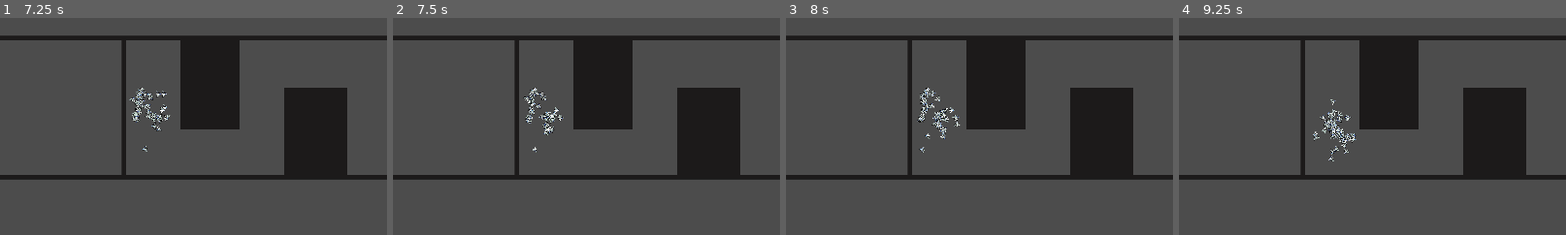
Above: before the commit, frames 1-4 (left to right).
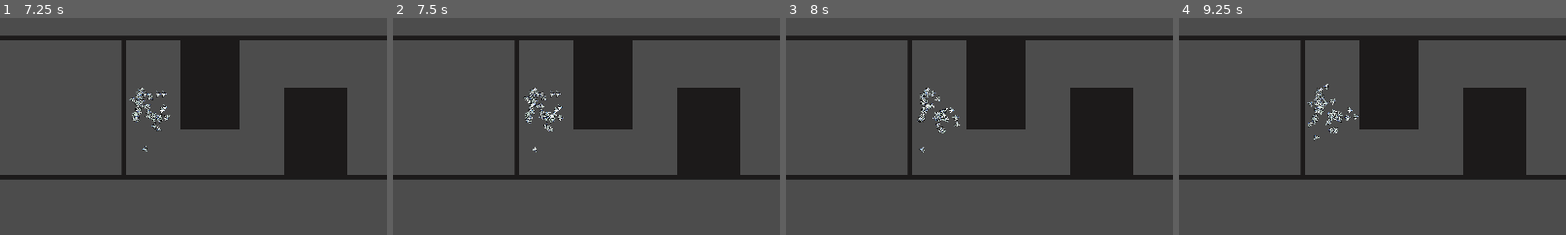
Above: after the commit, the same moments.

Repository: a0x77ry/plasmata
Game: Godot game, scene res://menu/main-menu/main-menu.tscn
Two runs of this game, one before a commit and one after it. Both use one fixed random seed, a clock stepped at 60 frames per second and the inputs below.
Inputs (mouse positions are % of the whole screen's width and height, from its top left):
- Up to frame 1 (7.25 s): click "train" at 0.5 s; click "Pause when solved" at 1.25 s; tap Enter (ui_accept) at 2, 2.27, 3.02, 4.52, 5.27, 6.02 s; move the mouse to (72, 45) at 2.02 s; press the mouse at (72, 45) at 2.03 s; move the mouse to (30, 55) at 2.77 s; release the mouse at (30, 55) at 2.78 s; tap Mouse wheel up (zoom_in) at 2.85 s; move the mouse to (60, 28) at 3.52 s; hold Mouse wheel down (zoom_out) 3.53-4.28 s; move the mouse to (45, 70) at 4.27 s; click (45, 70) at 4.35 s; move the mouse to (80, 65) at 5.02 s; hold Mouse wheel up (zoom_in) 5.03-5.78 s; move the mouse to (20, 35) at 5.77 s; tap Mouse wheel down (zoom_out) at 5.85 s; move the mouse to (55, 50) at 6.52 s; press the mouse at (55, 50) at 6.53 s
- Up to frame 2 (7.5 s): move the mouse to (35, 25) at 7.27 s; release the mouse at (35, 25) at 7.28 s; tap Mouse wheel up (zoom_in) at 7.35 s
- Up to frame 3 (8 s): tap Enter (ui_accept) at 7.52 s
- Up to frame 4 (9.25 s): move the mouse to (72, 45) at 8.02 s; hold Mouse wheel down (zoom_out) 8.03-8.78 s; tap Enter (ui_accept) at 8.27, 9.02 s; move the mouse to (30, 55) at 8.77 s; click (30, 55) at 8.85 s
The pictures show only the part of the screen within x 0-50%, y 25-75%; the shares and areas given below are measured in that part.

Frame 1 is identical in both runs. In frame 2, 0.2% of the frame differs, in the area x 34-44%, y 33-55%; in frame 3, 0.2%; in frame 4, 0.9%, in the area x 33-47%, y 30-67%.

Commit message:
Change wall position inputs to wall movement completions. Change rotation rate to adjust for delta

Diff:
--- a/agent.tscn
+++ b/agent.tscn
@@ -51,7 +51,7 @@
 autostart = true
 
 [node name="DeathTimer" type="Timer" parent="."]
-wait_time = 20.0
+wait_time = 22.0
 one_shot = true
 autostart = true
 
--- a/games/navigation-game/level-moving-obstacles/level-moving-obstacles.gd
+++ b/games/navigation-game/level-moving-obstacles/level-moving-obstacles.gd
@@ -35,8 +35,10 @@
     "fitness",
     "turn_right_input",
     "move_forward_input",
-    "mwall_1_pos",
-    "mwall_2_pos"
+    "mwall_1_descent_completion",
+    "mwall_1_ascent_completion",
+    "mwall_2_descent_completion",
+    "mwall_2_ascent_completion",
   ]
   output_names = [
     "turn_right",
--- a/games/navigation-game/level-moving-obstacles/level-moving-obstacles.tscn
+++ b/games/navigation-game/level-moving-obstacles/level-moving-obstacles.tscn
@@ -21,7 +21,7 @@
 "times": PoolRealArray( 0, 4, 8, 12, 16 ),
 "transitions": PoolRealArray( 1, 1, 1, 1, 1 ),
 "update": 0,
-"values": [ Vector2( 490, 216 ), Vector2( 490, 216 ), Vector2( 490, 316 ), Vector2( 490, 316 ), Vector2( 490, 216 ) ]
+"values": [ Vector2( 490, 217 ), Vector2( 490, 216 ), Vector2( 490, 316 ), Vector2( 490, 316 ), Vector2( 490, 216 ) ]
 }
 tracks/1/type = "value"
 tracks/1/path = NodePath("Walls/MovingWall2:position")
@@ -33,7 +33,7 @@
 "times": PoolRealArray( 0, 4, 8, 12, 16 ),
 "transitions": PoolRealArray( 1, 1, 1, 1, 1 ),
 "update": 0,
-"values": [ Vector2( 807, 320 ), Vector2( 807, 320 ), Vector2( 807, 216 ), Vector2( 807, 216 ), Vector2( 807, 320 ) ]
+"values": [ Vector2( 807, 312 ), Vector2( 807, 320 ), Vector2( 807, 216 ), Vector2( 807, 216 ), Vector2( 807, 320 ) ]
 }
 
 [sub_resource type="RectangleShape2D" id=7]
--- a/games/navigation-game/level-moving-obstacles/level-moving-obstacles_lm.gd
+++ b/games/navigation-game/level-moving-obstacles/level-moving-obstacles_lm.gd
@@ -35,8 +35,10 @@
     "fitness",
     "turn_right_input",
     "move_forward_input",
-    "mwall_1_pos",
-    "mwall_2_pos"
+    "mwall_1_descent_completion",
+    "mwall_1_ascent_completion",
+    "mwall_2_descent_completion",
+    "mwall_2_ascent_completion",
   ]
   output_names = [
     "turn_right",
--- a/scripts/agent.gd
+++ b/scripts/agent.gd
@@ -70,9 +70,9 @@
 var is_dead := false
 # var area_extents
 # var spawning_area_position
-var mw1_starting_y: float
-var mw2_starting_y: float
-var mw_distance: float = 104.0
+var mw1_starting_up_y: float
+var mw1_starting_down_y: float
+var mw_distance: float = 95.0
 var mwall_1
 var mwall_2
 var start_time: int
@@ -87,12 +87,12 @@
   # spawning_area = game.get_node("SpawningArea")
   # spawning_area_position = spawning_area.position
   # area_extents = spawning_area.get_node("CollisionShape2D").shape.extents
-  if nn_activated_inputs.has("mwall_1_pos"):
+  if nn_activated_inputs.has("mwall_1_descent_completion"):
     mwall_1 = get_parent().get_parent().get_node("Walls/MovingWall")
-    mw1_starting_y = mwall_1.position.y
-  if nn_activated_inputs.has("mwall_2_pos"):
+    mw1_starting_up_y = mwall_1.position.y
+  if nn_activated_inputs.has("mwall_2_ascent_completion"):
     mwall_2 = get_parent().get_parent().get_node("Walls/MovingWall2")
-    mw2_starting_y = mwall_2.position.y
+    mw1_starting_down_y = mwall_2.position.y
 
   if spawn_timer_to_set != 0.0:
     spawn_timer.wait_time = spawn_timer_to_set
@@ -113,14 +113,30 @@
     var nn_controls := get_nn_controls(nn, get_sensor_input())
     rotation += nn_controls["nn_rotation"] * rotation_speed * delta
     var real_speed = clamp(nn_controls["nn_speed"] * speed, 0.0, speed_limit)
-    velocity = Vector2(real_speed, 0).rotated(rotation)
-    velocity = move_and_slide(velocity)
+    # velocity = Vector2(real_speed, 0).rotated(rotation)
+    var temp_velocity = Vector2(real_speed, 0).rotated(rotation)
+    velocity = move_and_slide(temp_velocity)
   else:
     if nn != null && nn.is_dissolved:
       nn = null
       # genome = null
     rotation = 0.0
     velocity = 0.0
+
+
+func get_nn_controls(_nn: NN, sensor_input: Dictionary) -> Dictionary:
+  velocity = Vector2()
+  _nn.set_input(sensor_input)
+  var nn_output = _nn.get_output() # a dict
+
+  # Apply a threshold in rotations
+  var input_rotation = nn_output["turn_right"]
+  nn_rotation = clamp(input_rotation, -rotation_speed_limit, rotation_speed_limit)
+
+  nn_speed = nn_output["move_forward"]
+  # var real_speed = clamp(nn_speed * speed, 0.0, speed_limit)
+  # velocity = Vector2(real_speed, 0).rotated(rotation)
+  return {"nn_rotation": nn_rotation, "nn_speed": nn_speed}
 
 
 func get_relative_fitness(agent, agents):
@@ -308,8 +324,10 @@
   var fitness: float
   var move_forward_input: float
   var turn_right_input: float
-  var mwall_1_pos: float
-  var mwall_2_pos: float
+  var mwall_1_descent_completion: float
+  var mwall_2_ascent_completion: float
+  var mwall_2_descent_completion: float
+  var mwall_1_ascent_completion: float
 
   if nn_activated_inputs.has("rotation"):
     var current_rot = rotation
@@ -450,26 +468,20 @@
 
   if nn_activated_inputs.has("move_forward_input"):
     move_forward_input = clamp(nn_speed, 0, speed_limit) / speed_limit
-    # move_forward_input = clamp(velocity.length(), 0, speed_limit) / speed_limit
 
   if nn_activated_inputs.has("turn_right_input"):
-    turn_right_input = nn_rotation / rotation_speed_limit
-
-  if nn_activated_inputs.has("mwall_1_pos"):
-    # var mwall_1 = get_parent().get_parent().get_node("Walls/MovingWall")
-    # var w_starting_y = 216
-    # var w_ending_y = 316
-    # var w_distance = abs(w_starting_y - w_ending_y)
-
-    mwall_1_pos = 1.0 - (abs(mw1_starting_y - mwall_1.position.y) / mw_distance)
-
-  if nn_activated_inputs.has("mwall_2_pos"):
-    # var mwall_2 = get_parent().get_parent().get_node("Walls/MovingWall2")
-    # var w_starting_y = 320
-    # var w_ending_y = 216
-    # var w_distance = abs(w_starting_y - w_ending_y)
-
-    mwall_2_pos = abs(mw2_starting_y - mwall_2.position.y) / mw_distance
+    turn_right_input = (nn_rotation / rotation_speed_limit) * (get_physics_process_delta_time() * rotation_speed)
+    # turn_right_input = clamp(nn_rotation, -rotation_speed_limit, rotation_speed_limit) / rotation_speed_limit
+
+  if nn_activated_inputs.has("mwall_1_descent_completion") || \
+      nn_activated_inputs.has("mwall_1_ascent_completion"):
+    mwall_1_descent_completion = 1.0 - (abs(mw1_starting_up_y - mwall_1.position.y) / mw_distance)
+    mwall_1_ascent_completion = abs(mw1_starting_up_y - mwall_1.position.y) / mw_distance
+
+  if nn_activated_inputs.has("mwall_2_ascent_completion") || \
+      nn_activated_inputs.has("mwall_2_descent_completion"):
+    mwall_2_ascent_completion = abs(mw1_starting_down_y - mwall_2.position.y) / mw_distance
+    mwall_2_descent_completion = 1.0 - abs(mw1_starting_down_y - mwall_2.position.y) / mw_distance
 
   var inp_dict = {
         "rotation": newrot,
@@ -501,8 +513,10 @@
         "fitness": fitness,
         "turn_right_input": turn_right_input,
         "move_forward_input": move_forward_input,
-        "mwall_1_pos": mwall_1_pos,
-        "mwall_2_pos": mwall_2_pos
+        "mwall_1_descent_completion": mwall_1_descent_completion,
+        "mwall_1_ascent_completion": mwall_1_ascent_completion,
+        "mwall_2_ascent_completion": mwall_2_ascent_completion,
+        "mwall_2_descent_completion": mwall_2_descent_completion,
       }
 
   var activated_input_dict := {}
@@ -510,21 +524,6 @@
     activated_input_dict[input] = inp_dict[input]
 
   return activated_input_dict
-
-
-func get_nn_controls(_nn: NN, sensor_input: Dictionary) -> Dictionary:
-  velocity = Vector2()
-  _nn.set_input(sensor_input)
-  var nn_output = _nn.get_output() # a dict
-
-  # Apply a threshold in rotations
-  var input_rotation = nn_output["turn_right"]
-  nn_rotation = clamp(input_rotation, -rotation_speed_limit, rotation_speed_limit)
-
-  nn_speed = nn_output["move_forward"]
-  # var real_speed = clamp(nn_speed * speed, 0.0, speed_limit)
-  # velocity = Vector2(real_speed, 0).rotated(rotation)
-  return {"nn_rotation": nn_rotation, "nn_speed": nn_speed}
 
 
 func set_finished_agent():
